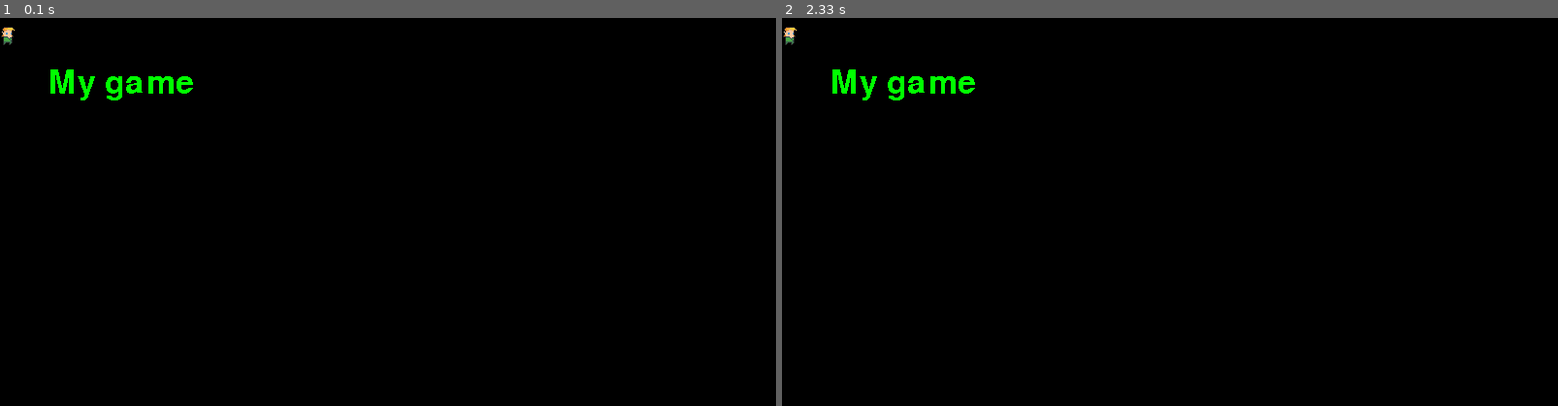
Above: before the commit, frames 1-2 (left to right).
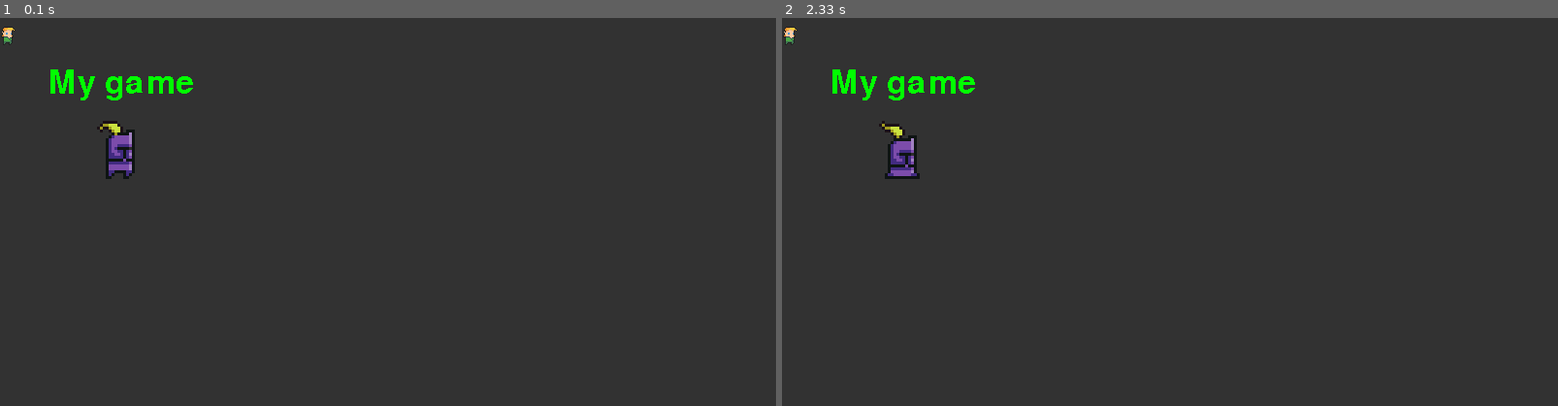
Above: after the commit, the same moments.

Repository: damianhaq/Pygame_learning
Game: pygame game, started from app.py
Same seed, same stepped clock (60 frames per second), same inputs: the game is played once before the commit and once after it.
Inputs:
- Up to frame 1 (0.1 s): no input
- Up to frame 2 (2.33 s): no input

The runs differ from the first frame. In frame 1, 99% of the frame differs, in the area x 0-100%, y 0-100%; in frame 2, 99%.

Commit message:
start template with basic animation

Diff:
--- a/app.py
+++ b/app.py
@@ -1,16 +1,40 @@
 import pygame
 from sys import exit
+from spritesheet_data import spritesheet_data
+from functions import *
+
 
 pygame.init()
 screen = pygame.display.set_mode((800, 400))
+
 pygame.display.set_caption("Nauka pygame")
 clock = pygame.time.Clock()
+
+# text
 test_font = pygame.font.Font(None, 50)
-
-elf = pygame.image.load("graphics/elf_m_idle_anim_f0.png")
 text_surface = test_font.render("My game", False, "Green")
 
+# elf
+elf = pygame.image.load("graphics/elf_m_idle_anim_f0.png").convert_alpha()
+big_sprite_small = pygame.image.load("graphics/BigSpritev7.png").convert_alpha()
+# big_sprite = pygame.transform.scale2x(big_sprite_small)
+width = big_sprite_small.get_width()
+height = big_sprite_small.get_height()
+scale = 3
+big_sprite = pygame.transform.scale(big_sprite_small, (width * scale, height * scale))
+
+counter = 0
 while True:
+    # counter
+    # print(counter)
+    counter += 0.1
+    if counter > 3:
+        counter = 0
+
+    # reset screen
+    screen.fill((50, 50, 50))
+
+    # events
     for event in pygame.event.get():
         if event.type == pygame.QUIT:
             pygame.quit()
@@ -19,5 +43,16 @@
     screen.blit(elf, (0, 0))
     screen.blit(text_surface, (50, 50))
 
+    screen.blit(
+        big_sprite,
+        (100, 100),
+        (
+            spritesheet_data["npc_1"]["idle"][int(counter)]["x"] * scale,
+            spritesheet_data["npc_1"]["idle"][int(counter)]["y"] * scale,
+            spritesheet_data["npc_1"]["idle"][int(counter)]["w"] * scale,
+            spritesheet_data["npc_1"]["idle"][int(counter)]["h"] * scale,
+        ),
+    )
+
     pygame.display.update()
     clock.tick(60)
--- /dev/null
+++ b/functions.py
@@ -0,0 +1,14 @@
+import pygame
+
+
+def create_surface_array(spritesheet_data, spritesheet_image):
+    arr = []
+    for sprite in spritesheet_data:
+        print(sprite)
+
+        sur = pygame.Surface((sprite["w"], sprite["h"])).convert_alpha()
+        sur.blit(spritesheet_image, (0, 0), (0, 0, sprite["w"], sprite["h"]))
+        sur.set_colorkey((0, 0, 0))
+        arr.append(sur)
+
+    return arr
--- /dev/null
+++ b/spritesheet_data.py
@@ -0,0 +1,30 @@
+spritesheet_data = {
+    "npc_1": {
+        "idle": [
+            {
+                "x": 0,
+                "y": 10,
+                "w": 16,
+                "h": 22,
+            },
+            {
+                "x": 16,
+                "y": 10,
+                "w": 16,
+                "h": 22,
+            },
+            {
+                "x": 32,
+                "y": 10,
+                "w": 16,
+                "h": 22,
+            },
+            {
+                "x": 48,
+                "y": 10,
+                "w": 16,
+                "h": 22,
+            },
+        ]
+    }
+}
Binary file added: graphics/BigSpritev7.png
